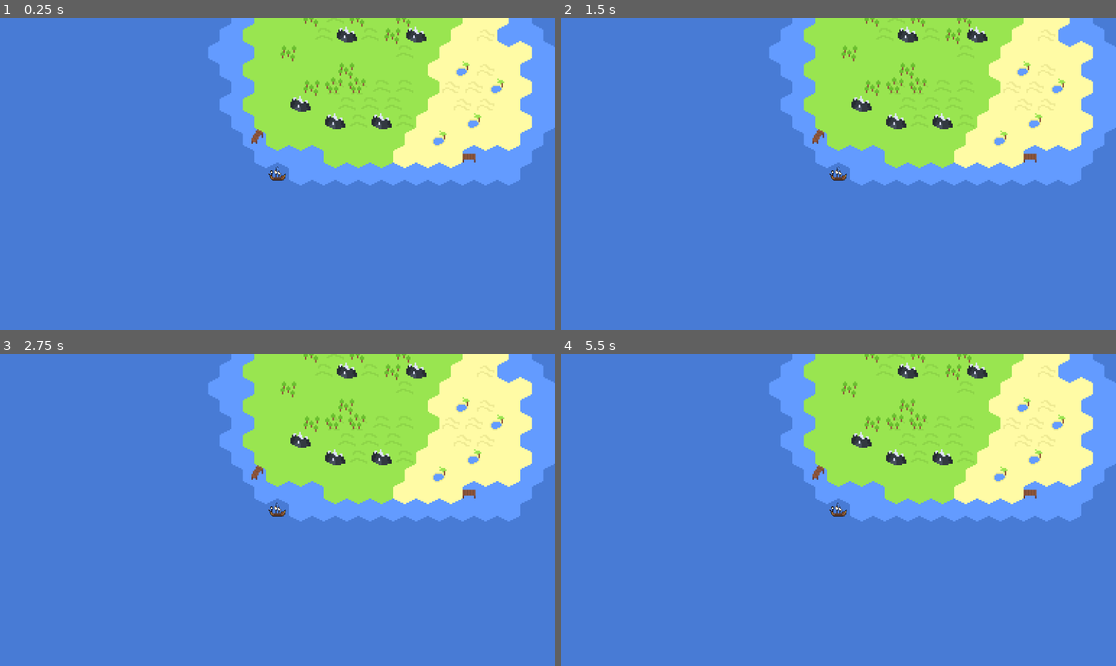
Above: before the commit, frames 1-4 (two rows, left to right).
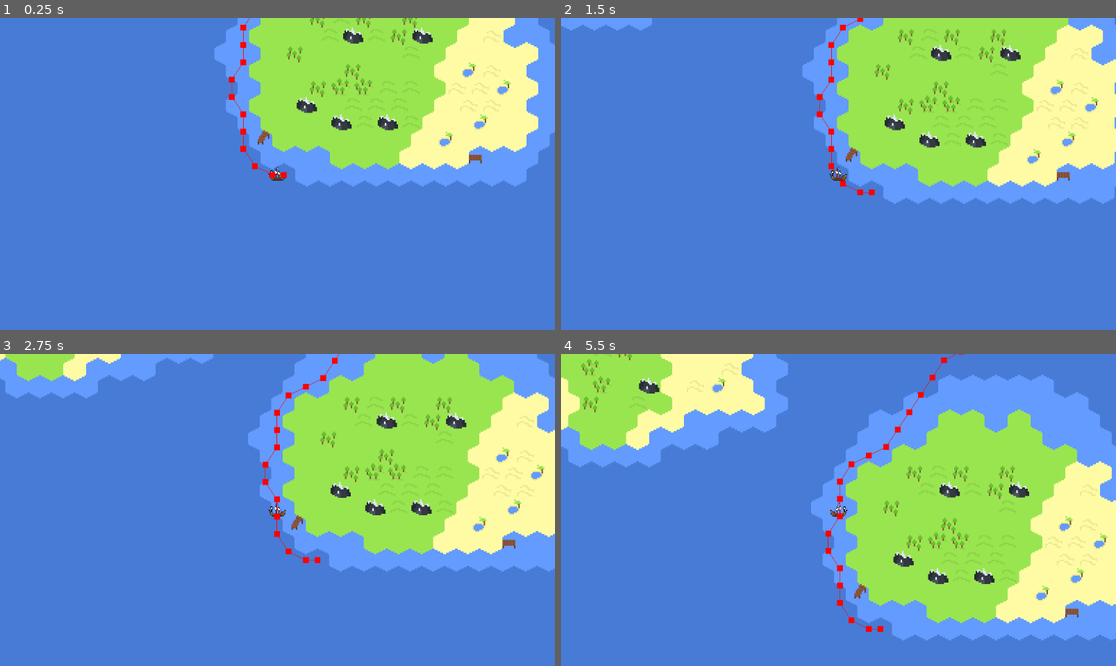
Above: after the commit, the same moments.

Repository: coderspark/voc-ding
Game: Godot game, scene res://Scenes/map_1.tscn
Two runs of this game, one before a commit and one after it. Both use one fixed random seed, a clock stepped at 60 frames per second and the inputs below.
Inputs:
- Up to frame 1 (0.25 s): no input
- Up to frame 2 (1.5 s): no input
- Up to frame 3 (2.75 s): no input
- Up to frame 4 (5.5 s): no input

The runs differ from the first frame. In frame 1, 5.5% of the frame differs, in the area x 37-100%, y 0-54%; in frame 2, 18%; in frame 3, 30%; in frame 4, 56%, in the area x 0-100%, y 0-92%.

Commit message:
Added basic navigation for the player

Diff:
--- a/Resources/Tiles.tres
+++ b/Resources/Tiles.tres
@@ -1,22 +1,41 @@
-[gd_resource type="TileSet" load_steps=3 format=3 uid="uid://b6osua7h5uv17"]
+[gd_resource type="TileSet" load_steps=5 format=3 uid="uid://b6osua7h5uv17"]
 
-[ext_resource type="Texture2D" uid="uid://daynmlqm5mcli" path="res://Art/Atlas/Atlas.png" id="1_trmi1"]
+[ext_resource type="Texture2D" uid="uid://daynmlqm5mcli" path="res://Art/Atlas/Atlas.png" id="1_ejw76"]
+
+[sub_resource type="NavigationPolygon" id="NavigationPolygon_3exke"]
+vertices = PackedVector2Array(8, -4, 8, 4, 0, 8, -8, 4, -8, -4, 0, -8)
+polygons = Array[PackedInt32Array]([PackedInt32Array(0, 1, 2, 3, 4, 5)])
+outlines = Array[PackedVector2Array]([PackedVector2Array(0, -8, -8, -4, -8, 4, 0, 8, 8, 4, 8, -4)])
+agent_radius = 0.0
+
+[sub_resource type="NavigationPolygon" id="NavigationPolygon_ejw76"]
+vertices = PackedVector2Array(8, -4, 8, 4, 0, 8, -8, 4, -8, -4, 0, -8)
+polygons = Array[PackedInt32Array]([PackedInt32Array(0, 1, 2, 3, 4, 5)])
+outlines = Array[PackedVector2Array]([PackedVector2Array(0, -8, -8, -4, -8, 4, 0, 8, 8, 4, 8, -4)])
+agent_radius = 0.0
 
 [sub_resource type="TileSetAtlasSource" id="TileSetAtlasSource_hov3y"]
-texture = ExtResource("1_trmi1")
+texture = ExtResource("1_ejw76")
 0:0/0 = 0
+0:0/0/navigation_layer_0/polygon = SubResource("NavigationPolygon_3exke")
 1:0/0 = 0
+1:0/0/navigation_layer_0/polygon = SubResource("NavigationPolygon_3exke")
 2:0/0 = 0
+2:0/0/navigation_layer_0/polygon = SubResource("NavigationPolygon_3exke")
 3:0/0 = 0
+3:0/0/navigation_layer_0/polygon = SubResource("NavigationPolygon_3exke")
 4:0/0 = 0
+4:0/0/navigation_layer_0/polygon = SubResource("NavigationPolygon_3exke")
 4:1/0 = 0
 4:2/0 = 0
 4:3/0 = 0
 5:0/0 = 0
+5:0/0/navigation_layer_1/polygon = SubResource("NavigationPolygon_ejw76")
 5:1/0 = 0
 5:2/0 = 0
 5:3/0 = 0
 6:0/0 = 0
+6:0/0/navigation_layer_1/polygon = SubResource("NavigationPolygon_ejw76")
 6:1/0 = 0
 6:2/0 = 0
 6:3/0 = 0
@@ -57,9 +76,11 @@
 15:2/0 = 0
 15:3/0 = 0
 0:1/0 = 0
+0:1/0/navigation_layer_0/polygon = SubResource("NavigationPolygon_3exke")
 0:2/0 = 0
 0:3/0 = 0
 1:1/0 = 0
+1:1/0/navigation_layer_0/polygon = SubResource("NavigationPolygon_3exke")
 1:2/0 = 0
 1:3/0 = 0
 2:1/0 = 0
@@ -135,4 +156,6 @@
 
 [resource]
 tile_shape = 3
+navigation_layer_0/layers = 2
+navigation_layer_1/layers = 4
 sources/0 = SubResource("TileSetAtlasSource_hov3y")
--- /dev/null
+++ b/Scenes/player.gd
@@ -0,0 +1,15 @@
+extends CharacterBody2D
+
+var speed = 100
+
+func _ready() -> void:
+	$Navigation.target_position = Vector2(100,-200)
+
+func _process(delta: float) -> void:
+	var dir = to_local($Navigation.get_next_path_position()).normalized()
+	velocity = dir * 1100 * delta
+	if dir.x >= 0:
+		$Sprite.flip_h = true
+	else:
+		$Sprite.flip_h = false
+	move_and_slide()
--- a/Scenes/player.tscn
+++ b/Scenes/player.tscn
@@ -1,6 +1,7 @@
-[gd_scene load_steps=9 format=3 uid="uid://uxsgyx5q7kwm"]
+[gd_scene load_steps=11 format=3 uid="uid://uxsgyx5q7kwm"]
 
 [ext_resource type="Texture2D" uid="uid://cmtgio3fr0s5s" path="res://Art/Animations/PlayerBoat/boat1.png" id="1_3smsa"]
+[ext_resource type="Script" uid="uid://bqhjwnm2l3mmt" path="res://Scenes/player.gd" id="1_8erm5"]
 [ext_resource type="Texture2D" uid="uid://dwhyyfk5inuh4" path="res://Art/Animations/PlayerBoat/boat2.png" id="2_8erm5"]
 [ext_resource type="Texture2D" uid="uid://jifpxbjtw2tr" path="res://Art/Animations/PlayerBoat/boat3.png" id="3_f1ek2"]
 [ext_resource type="Texture2D" uid="uid://ba1yxv2xe7udy" path="res://Art/Animations/PlayerBoat/boat4.png" id="4_tx1dd"]
@@ -37,14 +38,33 @@
 "speed": 5.0
 }]
 
-[node name="Player" type="Node2D"]
+[sub_resource type="RectangleShape2D" id="RectangleShape2D_8erm5"]
+size = Vector2(12, 9.5)
+
+[node name="Player" type="CharacterBody2D"]
+motion_mode = 1
+script = ExtResource("1_8erm5")
 
 [node name="Sprite" type="AnimatedSprite2D" parent="."]
 scale = Vector2(0.2, 0.2)
 sprite_frames = SubResource("SpriteFrames_7dp3o")
 autoplay = "default"
-frame_progress = 0.0748607
+frame_progress = 0.285753
 speed_scale = 2.0
 
 [node name="Camera" type="Camera2D" parent="."]
 zoom = Vector2(3, 3)
+
+[node name="Navigation" type="NavigationAgent2D" parent="."]
+path_desired_distance = 5.0
+target_desired_distance = 5.0
+navigation_layers = 4
+path_postprocessing = 1
+avoidance_layers = 3
+avoidance_mask = 3
+debug_enabled = true
+
+[node name="Collider" type="CollisionShape2D" parent="."]
+position = Vector2(0, -0.25)
+shape = SubResource("RectangleShape2D_8erm5")
+disabled = true
--- a/project.godot
+++ b/project.godot
@@ -24,6 +24,11 @@
 "res://Scenes/": "orange"
 }
 
+[layer_names]
+
+2d_navigation/layer_2="NavObstacle"
+2d_navigation/layer_3="NavMoveable"
+
 [rendering]
 
 textures/canvas_textures/default_texture_filter=0
Not shown, added: Scenes/player.gd.uid
